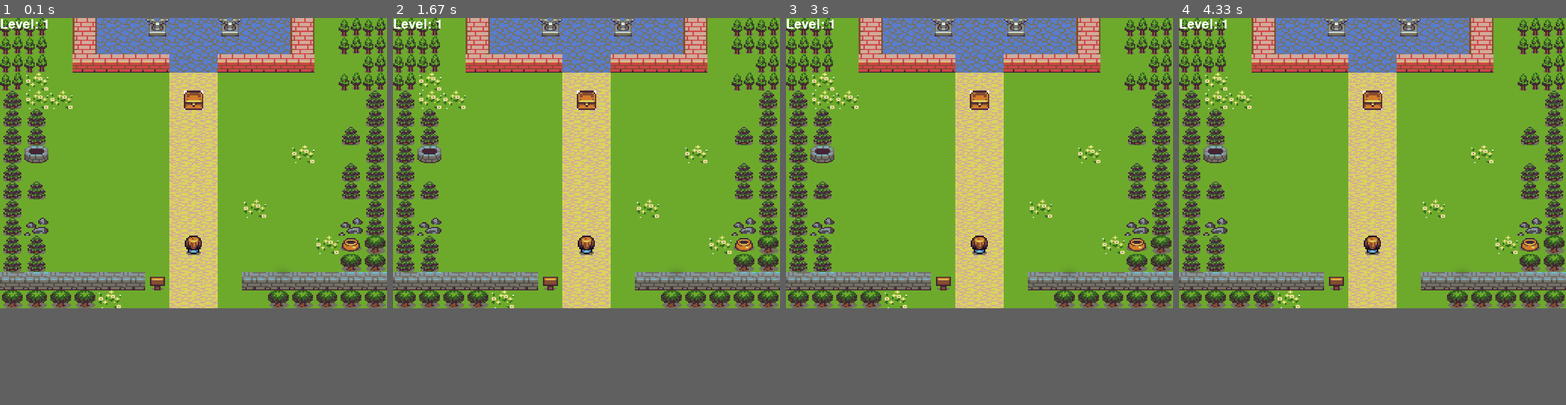
Above: before the commit, frames 1-4 (left to right).
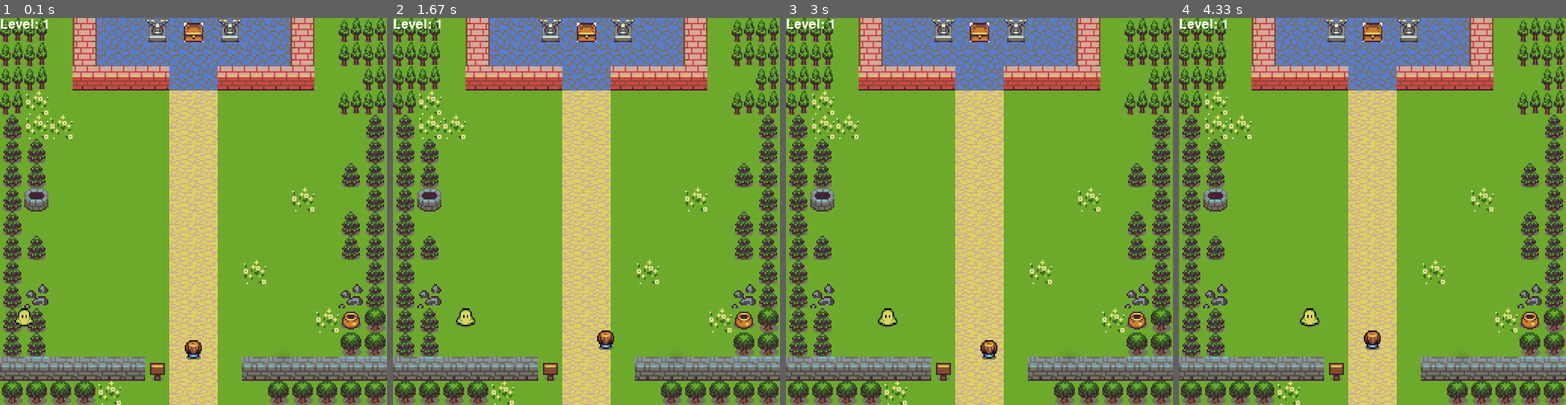
Above: after the commit, the same moments.

Repository: eduardosacco/py-game-demo
Game: pygame game, started from game.py
The game is run twice, just before and just after one commit, with the same random seed, the same clock (stepped at 60 frames per second) and the same inputs.
Inputs:
- Up to frame 1 (0.1 s): no input
- Up to frame 2 (1.67 s): hold D 0.33-0.8 s; hold W 0.83-1.32 s; hold D from 1.35 s (still down)
- Up to frame 3 (3 s): release D at 1.95 s; hold A 1.98-2.63 s; hold S from 2.67 s (still down)
- Up to frame 4 (4.33 s): release S at 3.35 s; hold A 3.38-4.08 s; hold W from 4.12 s (still down)
In our replay, the window is 800x600 before the commit and 800x800 after it. These sizes can differ from the game's own. Grey fills any space a smaller window leaves; there, only what the larger window draws over its background counts as a difference.

The runs differ from the first frame. In frame 1, 39% of the frame differs, in the area x 0-100%, y 0-100%; in frame 2, 39%; in frame 3, 39%; in frame 4, 39%.

Commit message:
Add multiple enemies with names and win condition.

Diff:
--- a/game.py
+++ b/game.py
@@ -1,5 +1,6 @@
 import pygame
 import functools
+import random
 
 def tupleAdd(x, y):
     return (x[0] + y[0], x[1] + y[1])
@@ -25,30 +26,44 @@
 color_black = (0, 0, 0)
 color_white = (255, 255, 255)
 
-screenSize = (800, 600)
+screenSize = (800, 800)
 playerSize = (35, 40)
 treasureSize = (40, 40)
+enemySize = (40, 40)
 
-initPlayerPos = (screenSize[0] / 2 - playerSize[0] / 2, screenSize[1] * 3 / 4)
+initPlayerPos = (screenSize[0] / 2 - playerSize[0] / 2, screenSize[1] * 5 / 6)
 playerPos = initPlayerPos
 deltaPos = (0, 0)
-treasurePos = (screenSize[0] / 2 - treasureSize[0] / 2, screenSize[1] / 4)
+treasurePos = (screenSize[0] / 2 - treasureSize[0] / 2, 10)
+initEnemyPos = (0, 3 / 4 * screenSize[1])
 level = 1
+playerStep = 10
+initEnemyStep = 10
+enemyStep = initEnemyStep
 
 move_map = {
-    pygame.K_UP: ( 0, -1),
-    pygame.K_DOWN: ( 0,  1),
-    pygame.K_LEFT: (-1,  0),
-    pygame.K_RIGHT: ( 1,  0)
+    pygame.K_w: ( 0, -1),
+    pygame.K_s: ( 0,  1),
+    pygame.K_a: (-1,  0),
+    pygame.K_d: ( 1,  0)
 }
 
 pygame.init()
 fontBig = pygame.font.SysFont("comicsans", 60)
 fontSmall = pygame.font.SysFont("comicsans", 40)
-textWin = fontBig.render("Treasure Obtained!", True, color_white)
+
+textTreasure = fontBig.render("Treasure Obtained!", True, color_white)
+textTreasurePos = (screenSize[0] / 2 - textTreasure.get_width() / 2, screenSize[1] / 2)
+
+textWin = fontBig.render("You Win!!!", True, color_white)
 textWinPos = (screenSize[0] / 2 - textWin.get_width() / 2, screenSize[1] / 2)
+
+textGameOver = fontBig.render("Game Over!", True, color_white)
+textGameOverPos = (screenSize[0] / 2 - textGameOver.get_width() / 2, screenSize[1] / 2)
+
 textLevel = fontSmall.render("Level: " + str(level), True, color_white)
 textLevelPos = (0, 0)
+
 screen = pygame.display.set_mode(screenSize)
 finished = False
 
@@ -64,6 +79,13 @@
 treasureSprite = pygame.transform.scale(treasureSprite, treasureSize)
 treasureSprite = treasureSprite.convert()
 
+enemySprite = pygame.image.load("./assets/enemy.png")
+enemySprite = pygame.transform.scale(enemySprite, enemySize)
+enemySprite = enemySprite.convert()
+
+enemyNames = { 0 : "Bob", 1 : "Nigel", 2 : "Sarah", 3 : "Chris", 5 : "Lula" }
+enemies = [(initEnemyPos, True)]
+
 frame =  pygame.time.Clock()
 
 while finished == False:
@@ -71,29 +93,74 @@
         if event.type == pygame.QUIT:
             finished = True
 
-        step = 10
         pressed = pygame.key.get_pressed()
         move = [move_map[key] for key in move_map if pressed[key]]
         direction = functools.reduce(tupleAdd, move, (0, 0))
 
         if direction != (0, 0):
-            deltaPos = tuple([step * x for x in direction])
+            deltaPos = tuple([playerStep * x for x in direction])
             playerPos = tupleAdd(playerPos, deltaPos)
+
+        # enemy movement and collisions
+        enemyColision = False
+        enemyIndex = 0
+        enemyCollided = None
+        for enemyPos, movingRight in enemies:
+            if enemyPos[0] >= screenSize[0] - enemySize[0]:
+                movingRight = False
+            elif enemyPos[0] <= 0:
+                movingRight = True
+
+            if movingRight:
+                enemyPos = tupleAdd(enemyPos, (enemyStep, 0))
+            else:
+                enemyPos = tupleAdd(enemyPos, (-enemyStep, 0))
+
+            enemies[enemyIndex] = (enemyPos, movingRight)
+            enemyColision = checkCollision(playerPos, playerSize, enemyPos, enemySize)
+            if enemyColision:
+                enemyCollided = enemyIndex
+                break
+
+            enemyIndex += 1
+
+        if enemyColision:
+            screen.blit(textGameOver, textGameOverPos)
+            subtextGameOver = fontSmall.render("You were stomped by " + enemyNames[enemyCollided], True, color_white)
+            subtextGameOverPos = (screenSize[0] / 2 - subtextGameOver.get_width() / 2, screenSize[1] / 2 + textGameOver.get_height() + 10)
+            screen.blit(subtextGameOver, subtextGameOverPos)
+            level = 1
+            enemyStep = initEnemyStep
+            textLevel = fontSmall.render("Level: " + str(level), True, color_white)
+            pygame.display.flip()
+            frame.tick(1)
+            playerPos = initPlayerPos
+            del enemies[1:]
 
         # take into account order of drawing
         screen.blit(backgroundSprite, (0,0))
         screen.blit(textLevel, textLevelPos)
         screen.blit(playerSprite, playerPos)
+        for enemyPos, movingRight in enemies:
+            screen.blit(enemySprite, enemyPos)
         screen.blit(treasureSprite, treasurePos)
 
-        collision = checkCollision(playerPos, playerSize, treasurePos, treasureSize)
-        if collision:
-            screen.blit(textWin, textWinPos)
+        treasureCollision = checkCollision(playerPos, playerSize, treasurePos, treasureSize)
+        if treasureCollision:
+            screen.blit(textTreasure, textTreasurePos)
+            enemies.append(((initEnemyPos[0] - random.randint(10, 50), initEnemyPos[1] - level * 3 * enemySize[1]),
+                bool(random.getrandbits(1))))
             level += 1
-            textLevel =  fontSmall.render("Level: " + str(level), True, color_white)
+            enemyStep += 2 * level
+            textLevel = fontSmall.render("Level: " + str(level), True, color_white)
             pygame.display.flip()
             frame.tick(1)
             playerPos = initPlayerPos
 
+            if level > 5:
+                screen.blit(textWin, textWinPos)
+                pygame.time.wait(5)
+                finished = True
+
         pygame.display.flip()
         frame.tick(30)
